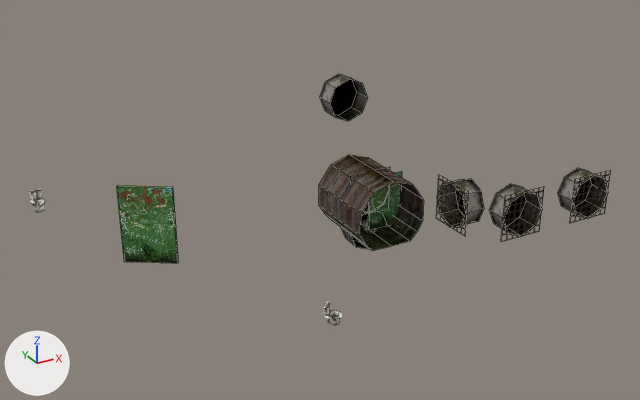
The Blender file Blender/ModularSewerKit/ModularSewerKit.blend: old version first, new version second.
Before and after are seen from a camera (50 mm lens) standing at (-20.9, -33.1, 18.7) and looking at (-3.9, -2.1, 3.2). Lighting does not change. The marker at lower left points along +X, +Y and +Z. Mesh edges are drawn as thin lines on the coarser meshes. The same objects are shown in both versions, whatever each file hides.

Names of what the first picture shows: 'DoorMetal001', 'DoorMetal001.001', 'PlugWall004', 'PlugWall004.001', 'PlugWall004.002', 'PlugWall004.003', 'PlugWall005.001', 'Tunnel001'.
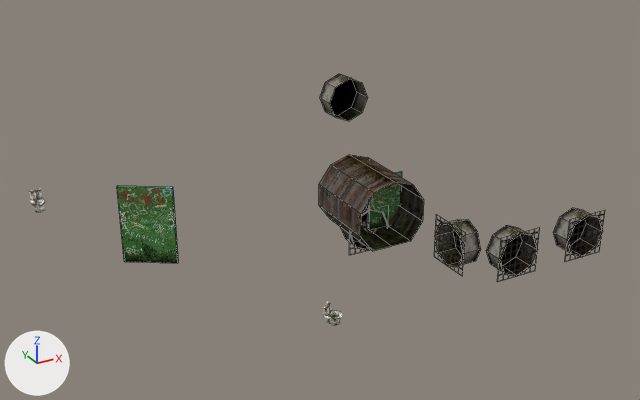
What differs and where, as boxes [x1, y1, x2, y2] in the pictures (640 x 400 px; the box of a moved part takes in the faces that stretch with it):
'PlugWall004.001', reshaped: before [490, 184, 544, 242]; after [486, 225, 540, 282]
'PlugWall004.002', reshaped: before [558, 168, 611, 223]; after [553, 208, 605, 262]
'PlugWall004.003', reshaped: before [436, 177, 484, 236]; after [434, 214, 481, 276]
'PlugWall004', reshaped: before [351, 167, 390, 215]; after [341, 208, 388, 255]
part 1 of me_window002_001, moved or reshaped: before [351, 167, 611, 242]; after [341, 208, 605, 282]
part 2 of me_tunnel001, moved or reshaped: [319, 165, 423, 251] in both

Diff of the bpy script that builds the scene:
```diff
--- a/Blender/ModularSewerKit/ModularSewerKit.blend.py
+++ b/Blender/ModularSewerKit/ModularSewerKit.blend.py
@@ me_window002_001 @@
 me_window002_001.from_pydata(...)  # 36 vertices, 26 faces; spans x -1.1..1.1, y -0.02..1.0, z 0.9..3.1
 # used by ob_plugwall004; location = (0.0, 0.0, 0.0)
+# me_window002_001 part 1: the whole mesh is multiplied about its middle by the matrix ((1.0, 0.004, 0.0), (0.0, 1.0, 0.0), (0.0, -0.028, 1.0)), then moved by (0.0, 0.0, -2.01)
 me_window002_001.materials.append(mat_plug004)
@@ me_tunnel001 @@
 # used by ob_tunnel001; location = (0.0, 0.0, 0.0)
-me_tunnel001.from_pydata(...)  # 26 vertices, 12 faces, 3 loose edges; spans x -1.71..1.71, y -2.0..1.99, z 0.0..3.26
+me_tunnel001.from_pydata(...)  # 20 vertices, 10 faces; spans x -1.71..1.71, y -2.0..2.0, z 0.0..3.26
+# me_tunnel001 part 2
+# 25 vertices are removed from x -1.71..1.71, y -2.0..1.99, z 0.0..3.26
+# 12 faces are deleted
+# 3 loose edges are deleted
+# 9 vertices are added at x -1.71..1.71, y -2.0, z 0.0..3.26
+# 10 new vertices lie (0.0, 4.0, 0.0) away from vertices in x -1.71..1.71, y -2.0, z 0.0..3.26
+# 10 new faces join them
 me_tunnel001.materials.append(mat_tunnel)
```
